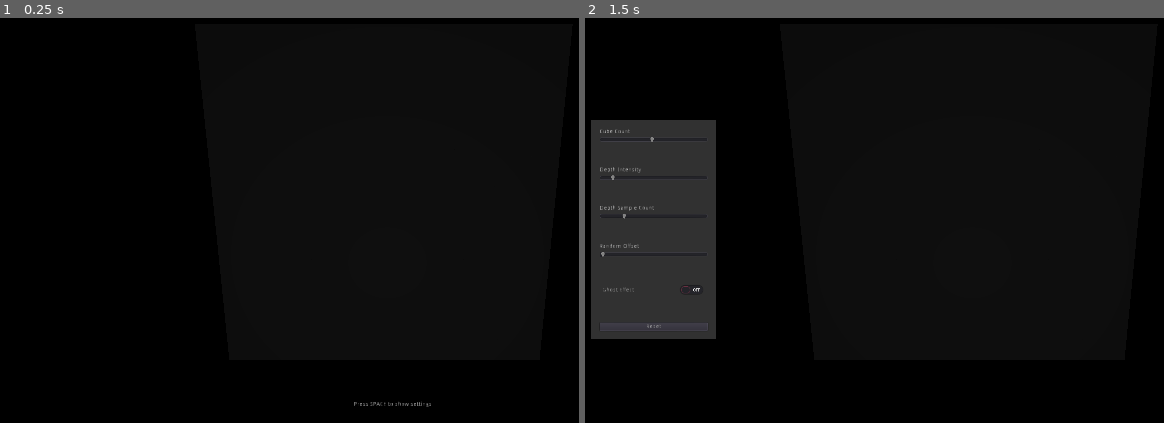
Above: before the commit, frames 1-2 (left to right).
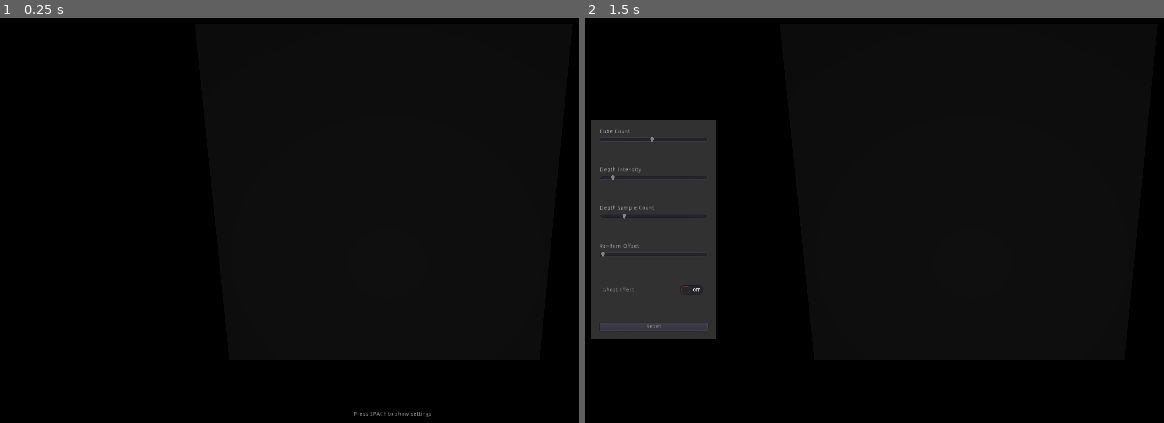
Above: after the commit, the same moments.

Repository: ThomasUijlen/ProceduralArtCubes
Game: Godot game, scene res://Scenes/Main/ProceduralArt.tscn
Same seed, same stepped clock (60 frames per second), same inputs: the game is played once before the commit and once after it. Video files are missing from this copy of the repository; at most half a second of black plays in their place.
Inputs:
- Up to frame 1 (0.25 s): no input
- Up to frame 2 (1.5 s): tap Space (Hide) at 0.5, 1.35 s; hold Space (Hide) 0.53-1.28 s

The runs differ from the first frame. In frame 1, 0.1% of the frame differs, in the area x 61-75%, y 94-99%; in frame 2, nothing differs.

Commit message:
Ghost effect fix

Diff:
--- a/Scenes/Main/ProceduralArt.tscn
+++ b/Scenes/Main/ProceduralArt.tscn
@@ -109,6 +109,7 @@
 anchor_bottom = 1.0
 stream = ExtResource( 1 )
 autoplay = true
+paused = true
 buffering_msec = 1000
 
 [node name="ViewportColor" type="Viewport" parent="."]
@@ -120,7 +121,6 @@
 }
 
 [node name="ViewportContainer" type="TextureRect" parent="ViewportColor"]
-modulate = Color( 1, 1, 1, 0.196078 )
 margin_right = 40.0
 margin_bottom = 40.0
 texture = SubResource( 10 )
@@ -296,9 +296,9 @@
 
 [node name="Label" type="Label" parent="."]
 margin_left = 879.0
-margin_top = 1021.0
+margin_top = 1044.57
 margin_right = 1066.0
-margin_bottom = 1035.0
+margin_bottom = 1058.57
 text = "Press SPACE to show settings"
 
 [connection signal="finished" from="Viewport/VideoPlayer" to="." method="_on_VideoPlayer_finished"]
